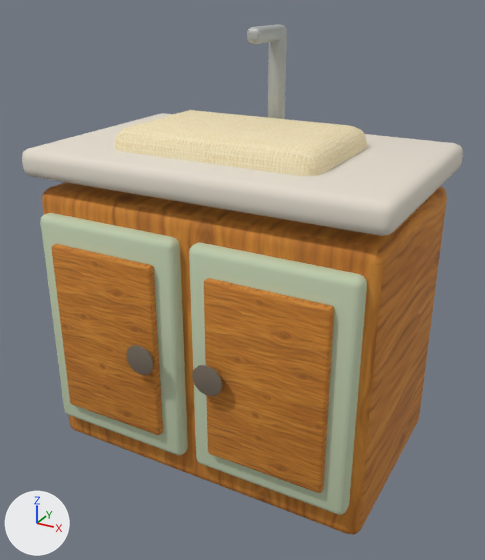
Before and after pictures for a commit that changed the glTF model public/models/furniture/sink-cabinet.glb.
The view is the same before and after, from a 50 mm lens placed at (0.844, -1.552, 1.317), pointed at (0.015, -0.045, 0.563). The lights are fixed; the arrows at lower left show +X, +Y and +Z. The older version comes first. Vertices at exactly the same position are counted once.

In view in the first picture: 'sink-cabinet'.
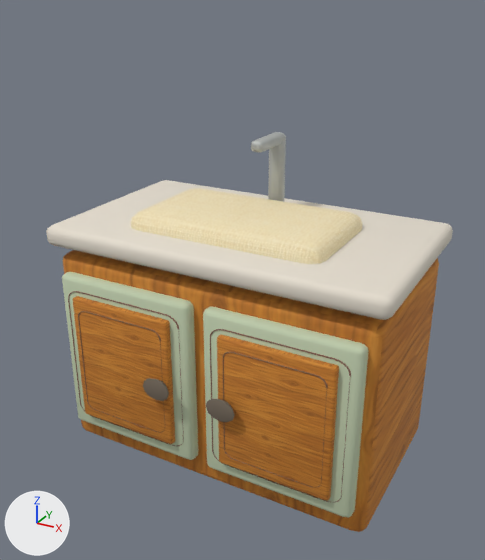
Where the change shows, as pixel boxes [x1, y1, x2, y2] in the pictures (485 x 560 px; the box of a moved part takes in the faces that stretch with it):
'sink-cabinet', reshaped, moved (8% narrower, 22% shorter): before [22, 24, 463, 535]; after [46, 132, 453, 532]
part 1 of me_cube_193, moved or reshaped: before [42, 182, 447, 535]; after [63, 250, 439, 532]
part 2 of me_cube_193, moved or reshaped: before [51, 244, 163, 435]; after [73, 296, 175, 444]
part 3 of me_cube_193, moved or reshaped: before [204, 278, 334, 493]; after [217, 335, 339, 501]
part 4 of me_cube_193, moved or reshaped: before [40, 213, 188, 455]; after [62, 272, 198, 460]
part 5 of me_cube_193, moved or reshaped: before [189, 243, 367, 515]; after [203, 306, 369, 518]
part 6 of me_cube_193, moved or reshaped: before [126, 345, 154, 375]; after [143, 378, 169, 401]
part 7 of me_cube_193, moved or reshaped: before [192, 365, 222, 396]; after [206, 399, 234, 422]
part 8 of me_cube_193, moved or reshaped: before [22, 113, 463, 236]; after [46, 180, 453, 320]
part 9 of me_cube_193, moved or reshaped: before [115, 110, 367, 176]; after [131, 188, 362, 264]
part 10 of me_cube_193, moved or reshaped: before [268, 29, 287, 119]; after [268, 136, 286, 202]
part 11 of me_cube_193, moved or reshaped: before [247, 24, 286, 44]; after [251, 132, 285, 152]
part 12 of me_cube_193, added: after [68, 291, 184, 446]
part 13 of me_cube_193, added: after [78, 311, 165, 432]
part 14 of me_cube_193, added: after [210, 329, 351, 502]
part 15 of me_cube_193, added: after [223, 352, 328, 487]

Patch to the scene script:
```diff
--- a/public/models/furniture/sink-cabinet.glb.py
+++ b/public/models/furniture/sink-cabinet.glb.py
@@ me_cube_193 @@
-me_cube_193.from_pydata(...)  # 1148 vertices, 2248 faces; spans x -0.5..0.5, y -0.378..0.32, z -0.398..0.793
+me_cube_193.from_pydata(...)  # 1874 vertices, 3680 faces; spans x -0.5..0.5, y -0.32..0.32, z 0.0..0.93
+# me_cube_193 part 1: the loose piece of 96 vertices spanning x -0.48..0.48, y -0.294..0.294, z -0.393..0.393 is scaled about its middle by (1, 0.916, 0.782), then moved by (0.0, 0.027, 0.311)
+# me_cube_193 part 2: the loose piece of 96 vertices spanning x -0.395..-0.075, y -0.348..-0.323, z -0.231..0.265 is scaled about its middle by (1, 0.916, 0.782), then moved by (0.0, 0.055, 0.307)
+# me_cube_193 part 3: the loose piece of 96 vertices spanning x 0.075..0.395, y -0.348..-0.323, z -0.231..0.265 is scaled about its middle by (1, 0.916, 0.782), then moved by (0.0, 0.055, 0.307)
+# me_cube_193 part 4: the loose piece of 96 vertices spanning x -0.45..-0.02, y -0.328..-0.273, z -0.299..0.333 is scaled about its middle by (1, 0.916, 0.782), then moved by (0.0, 0.052, 0.307)
+# me_cube_193 part 5: the loose piece of 96 vertices spanning x 0.02..0.45, y -0.328..-0.273, z -0.299..0.333 is scaled about its middle by (1, 0.916, 0.782), then moved by (0.0, 0.052, 0.307)
+# me_cube_193 part 6: the loose piece of 72 vertices spanning x -0.143..-0.057, y -0.378..-0.353, z -0.026..0.06 is scaled about its middle by (1, 0.916, 0.782), then moved by (0.0, 0.057, 0.307)
+# me_cube_193 part 7: the loose piece of 72 vertices spanning x 0.057..0.143, y -0.378..-0.353, z -0.026..0.06 is scaled about its middle by (1, 0.916, 0.782), then moved by (0.0, 0.057, 0.307)
+# me_cube_193 part 8: the loose piece of 96 vertices spanning x -0.5..0.5, y -0.32..0.32, z 0.427..0.502 is scaled about its middle by (1, 0.916, 0.782), then moved by (0.0, 0.027, 0.209)
+# me_cube_193 part 9: the loose piece of 96 vertices spanning x -0.29..0.29, y -0.211..0.16, z 0.367..0.558 is scaled about its middle by (1, 0.916, 0.782), then moved by (0.0, 0.029, 0.21)
+# me_cube_193 part 10: the loose piece of 140 vertices spanning x -0.024..0.024, y 0.155..0.204, z 0.482..0.782 is scaled about its middle by (1, 0.916, 0.782), then moved by (0.0, 0.012, 0.172)
+# me_cube_193 part 11: the loose piece of 96 vertices spanning x -0.02..0.02, y 0.032..0.198, z 0.753..0.793 is scaled about its middle by (1, 0.916, 0.782), then moved by (0.0, 0.017, 0.142)
+# me_cube_193 part 12: a new loose piece of 150 vertices spanning x -0.424..-0.046, y -0.277..-0.272, z 0.116..0.533, in mat_wood_dark (brown #86614d)
+# me_cube_193 part 13: a new loose piece of 150 vertices spanning x -0.376..-0.094, y -0.295..-0.29, z 0.16..0.488, in mat_wood_dark (brown #86614d)
+# me_cube_193 part 14: a new loose piece of 150 vertices spanning x 0.046..0.424, y -0.277..-0.272, z 0.116..0.533, in mat_wood_dark (brown #86614d)
+# me_cube_193 part 15: a new loose piece of 150 vertices spanning x 0.094..0.376, y -0.295..-0.29, z 0.16..0.488, in mat_wood_dark (brown #86614d)
+# other edits to the shape of me_cube_193 do not show in these pictures
 me_cube_193.materials.append(mat_wood_honey_textured)
@@ me_cube_193 @@
 me_cube_193.materials.append(mat_brushed_steel)
+me_cube_193.materials.append(mat_joinery_aged_brass)  # brown #ac9365
@@ ob_sink_cabinet @@
 ob_sink_cabinet = bpy.data.objects.new('sink-cabinet', me_cube_193)
-ob_sink_cabinet.location = (0.0, 0.0, 0.427)
+ob_sink_cabinet.location = (0.0, 0.0, 0.0)
```
